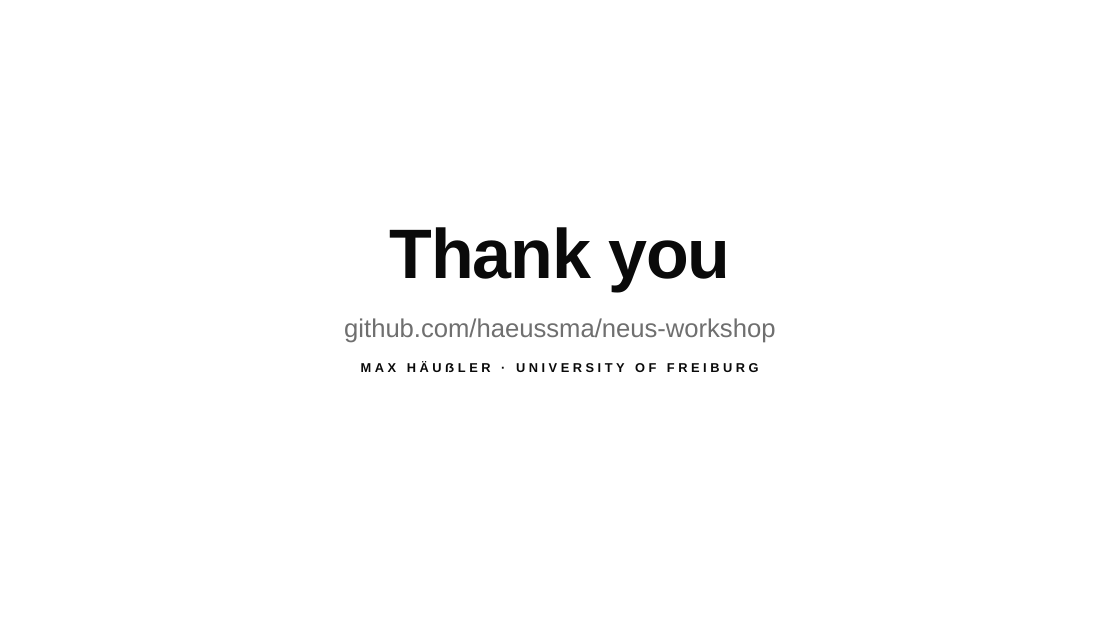
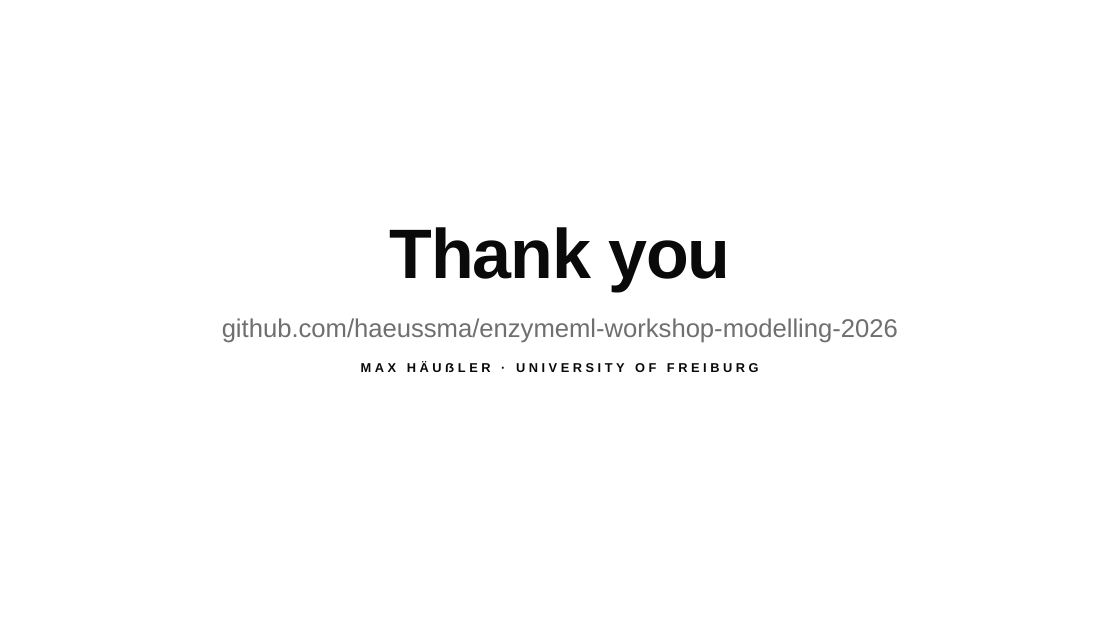
Before and after one commit to haeussma/enzymeml-workshop-modelling-2026, a slide deck: slide 14 of slides/workshop.pptx. Drawn at 1120x630 pixels with LibreOffice and Linux fonts; fonts in the diff are those of the drawing; background and template pictures are left out. Boxes give left, top, right and bottom in pixels: in the first picture for what was removed or moved away, otherwise in the second. Text is boxed around its words. In the diff, an @@ line names an element or a change of style, - is before the commit and + after.

```diff
--- a/slides/workshop.pptx
+++ b/slides/workshop.pptx
@@ text at <box>222,318,898,343</box>: text changed @@
-github.com/haeussma/neus-workshop
+github.com/haeussma/enzymeml-workshop-modelling-2026
```
Also in this commit, not shown: 1 other slide changed, 8 other files.
